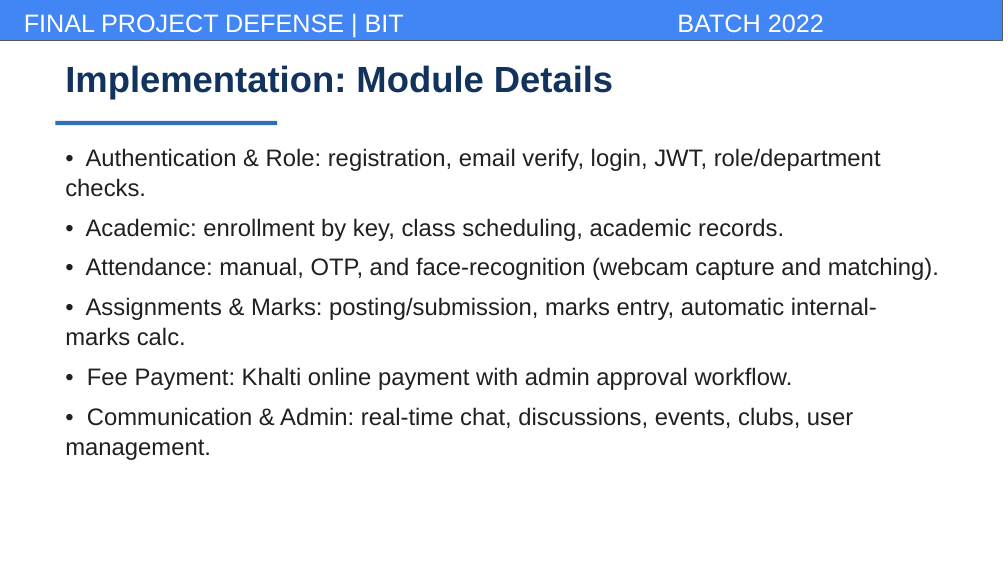
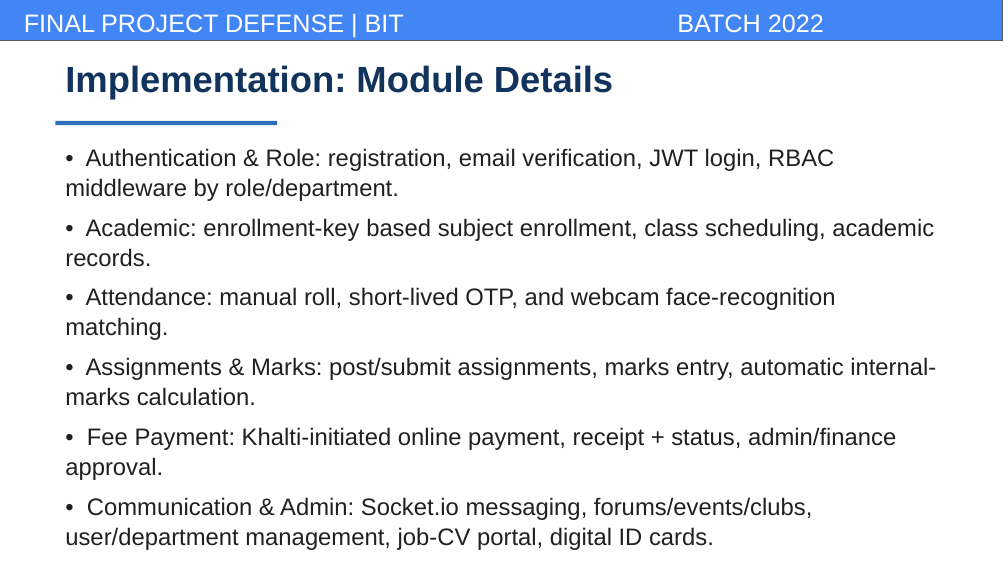
Before and after one commit to BhupendraMalla/CampuseEase, a slide deck: slide 13 of docs/report/campusease_presentation.pptx (slide 15 before the commit). Drawn at 1008x567 pixels with LibreOffice and Linux fonts; fonts in the diff are those of the drawing; background and template pictures are left out. Boxes give left, top, right and bottom in pixels: in the first picture for what was removed or moved away, otherwise in the second. Text is boxed around its words. In the diff, an @@ line names an element or a change of style, - is before the commit and + after.

```diff
--- a/docs/report/campusease_presentation.pptx
+++ b/docs/report/campusease_presentation.pptx
@@ text at bbox=[65, 148, 936, 550]: text changed @@
-• Authentication & Role: registration, email verify, login, JWT, role/department checks.
-• Academic: enrollment by key, class scheduling, academic records.
-• Attendance: manual, OTP, and face-recognition (webcam capture and matching).
-• Assignments & Marks: posting/submission, marks entry, automatic internal-marks calc.
-• Fee Payment: Khalti online payment with admin approval workflow.
-• Communication & Admin: real-time chat, discussions, events, clubs, user management.
+• Authentication & Role: registration, email verification, JWT login, RBAC middleware by role/department.
+• Academic: enrollment-key based subject enrollment, class scheduling, academic records.
+• Attendance: manual roll, short-lived OTP, and webcam face-recognition matching.
+• Assignments & Marks: post/submit assignments, marks entry, automatic internal-marks calculation.
+• Fee Payment: Khalti-initiated online payment, receipt + status, admin/finance approval.
+• Communication & Admin: Socket.io messaging, forums/events/clubs, user/department management, job-CV portal, digital ID cards.
```
Also in this commit, not shown: 9 other slides changed, 4 slides added, 5 slides removed, 2 other files.
